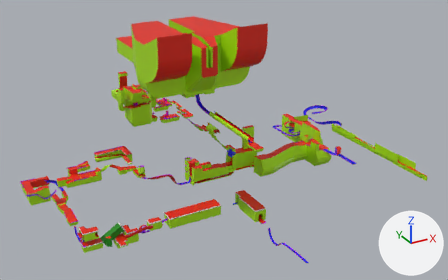
Before and after pictures for a commit that changed the Blender file The Flipper Framework/Assets/Game/Scenes/Zones/Altitude Limit/Models/Ob_Altitude Geometry.blend.
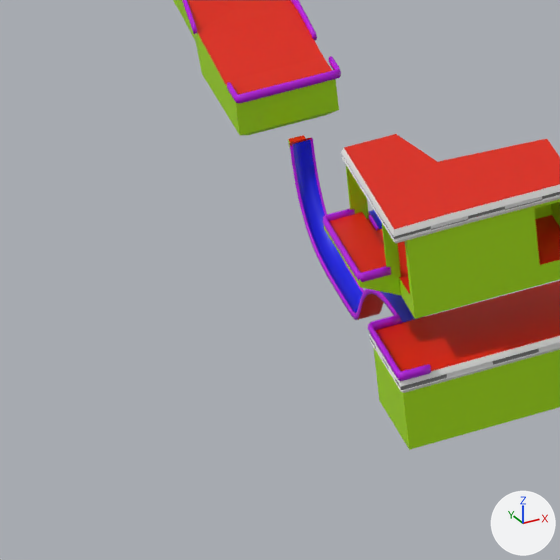
The first picture shows the older version from a 50 mm camera at (-2025.0, -3724.0, 2490.0) aimed at (140.0, 214.0, 521.0). The close-ups show the older and then the newer version on the part from 11% to 22% of the width and 77% to 94% of the height of that picture. Only the edits that show in the close-ups are written down. The axes (+X, +Y, +Z) are drawn at lower right. The lights are the same throughout.
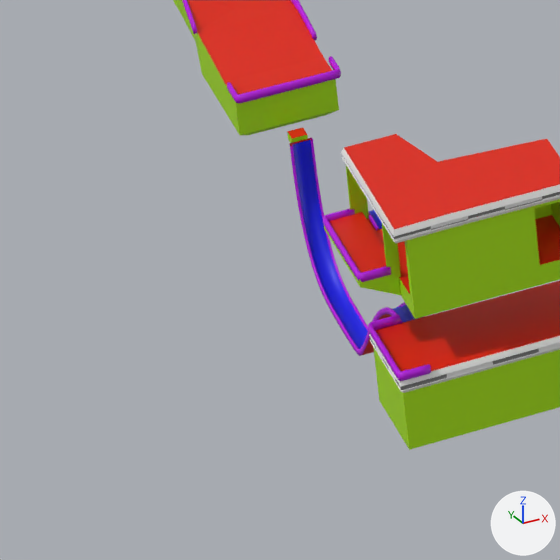
Boxes (x1, y1, x2, y2) around the edits, measured in the close-ups (560 x 560 px):
'Cube.035', reshaped, modifiers changed (18% taller): before (289, 138, 422, 323); after (289, 138, 422, 356)

What changed in the scene script:
```text
Change cu_nurbspath_012:
    where _sp = cu_nurbspath_012.splines.new('NURBS'); _sp.points.add(6)
    remove _sp.points.foreach_set('co', [-41.35, 0.0, 3.049, 1.0, 23.94, 0.0, 5.282, 1.0, 59.83, 0.0, -53.99, 1.0, 73.29, 0.0, -54.78, 1.0, 101.2, 0.703, -54.78, 1.0, 180.5, 0.703, -50.27, 1.0, 179.9, 0.703, 9.064, 1.0])
    add _sp.points.foreach_set('co', [-41.35, 0.0, 3.049, 1.0, -4.534, 0.0, 5.282, 1.0, 59.83, 0.0, -79.27, 1.0, 73.29, 0.0, -80.05, 1.0, 101.2, 0.703, -80.05, 1.0, 180.5, 0.703, -75.55, 1.0, 179.9, 0.703, 9.064, 1.0])
Change ob_cube_035:
    where _m = ob_cube_035.modifiers.new('Array', 'ARRAY')
    _m.count: 26 -> 29
```
